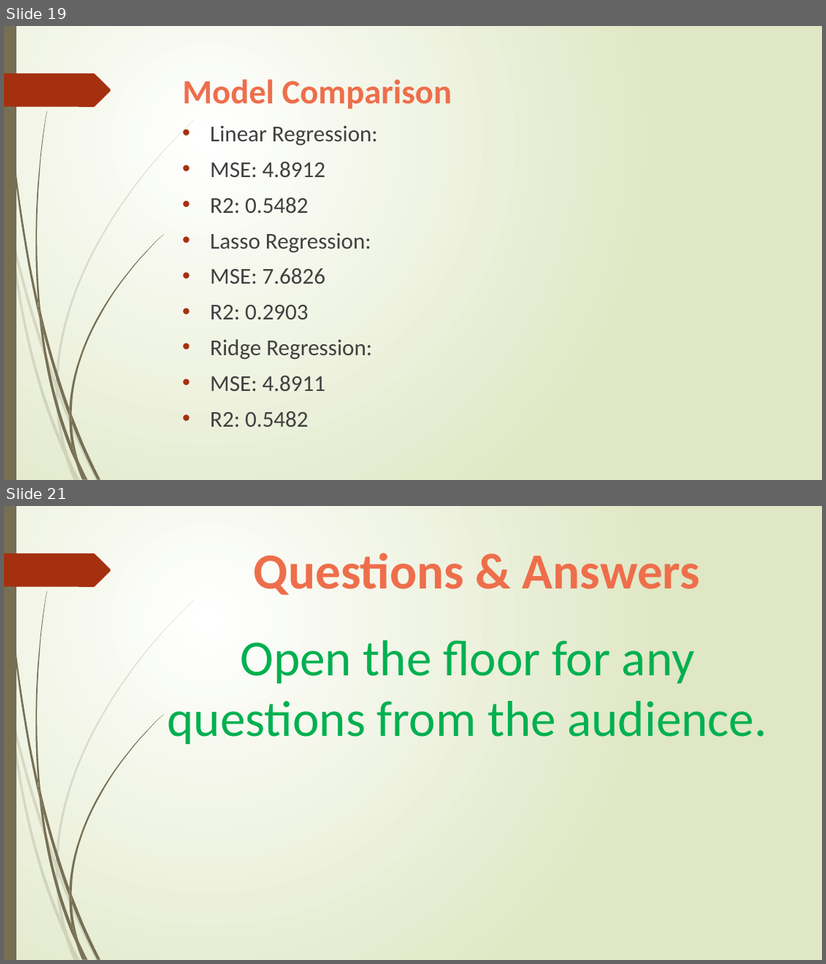
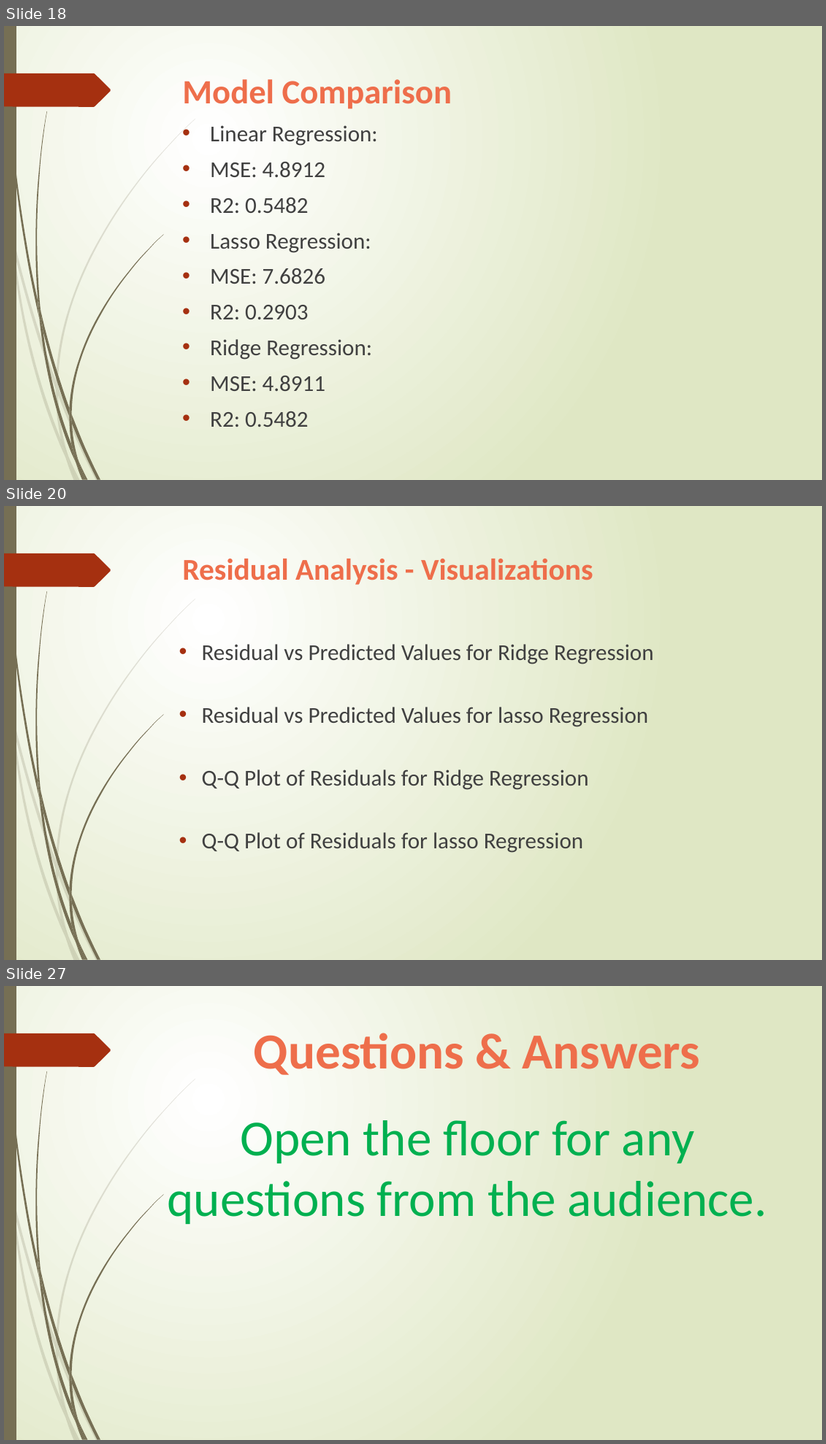
Before and after one commit to mubasharshahzad64/Statistical_Methods_Final_Project_2024, a slide deck: SHAHZAD_Statistics_Presentation.pptx. Shown one above the other, each under a label of ours: slides 19 and 21 before the commit, slides 18, 20 and 27 after it; the slides between them are not shown. The pictures are 826x964 and 826x1444 pixels, drawn with LibreOffice and Linux fonts; fonts in the diff are those of the drawing. Boxes give left, top, right and bottom in pixels: in the first picture for what was removed or moved away, otherwise in the second. Text is boxed around its words. In the diff, an @@ line names an element or a change of style, - is before the commit and + after.

```diff
--- a/SHAHZAD_Statistics_Presentation.pptx
+++ b/SHAHZAD_Statistics_Presentation.pptx
@@ slide 20 added at [4,506,822,960], background gradient #FFFFFF to #DFE8C4; not listed: 24 template elements that a slide beside it also shows @@
@@ title added at [182,559,592,585], 48 pt, text #EE6E4B, bold @@
+Residual Analysis - Visualizations
@@ text added at [202,644,653,853], 36 pt, text #404040 @@
+• Residual vs Predicted Values for Ridge Regression
+• Residual vs Predicted Values for lasso Regression
+• Q-Q Plot of Residuals for Ridge Regression
+• Q-Q Plot of Residuals for lasso Regression
@@ what was slide 19 is now slide 18 @@
@@ what was slide 21 is now slide 27 @@
```
Also in this commit, not shown: 1 slide changed, 6 other slides added, 1 slide removed, 26 other files.
